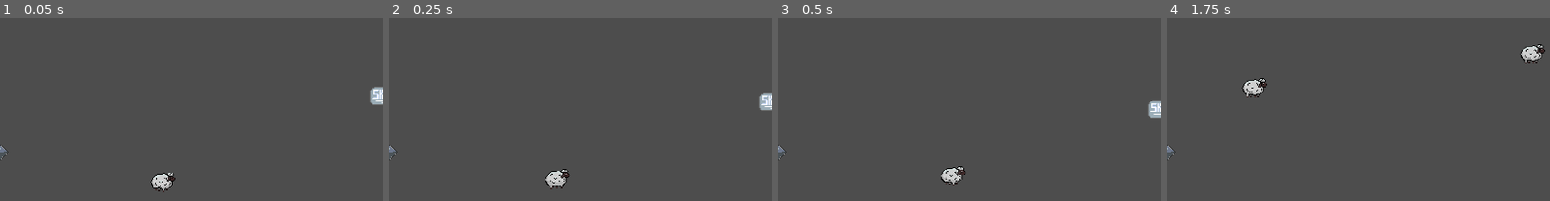
Above: before the commit, frames 1-4 (left to right).
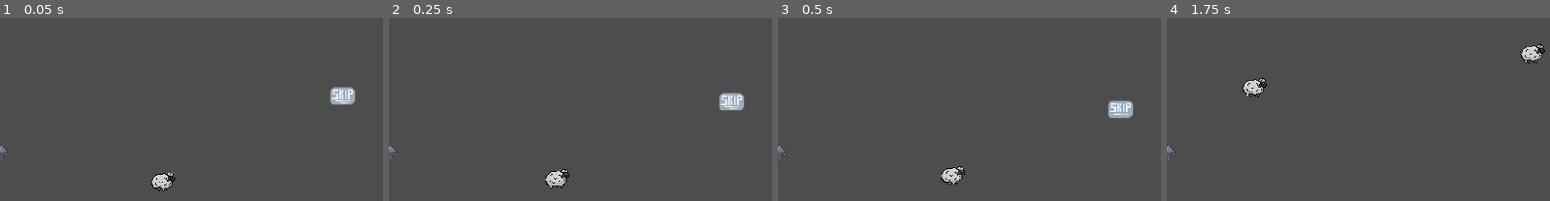
Above: after the commit, the same moments.

Repository: kinghos/GMTK-Game-Jam-2025
Game: Godot game, scene res://scenes/levels/test_level.tscn
Two runs of this game, one before a commit and one after it. Both use one fixed random seed, a clock stepped at 60 frames per second and the inputs below. This scene is started directly instead of the project's main scene.
Inputs (mouse positions are % of the whole screen's width and height, from its top left):
- Up to frame 1 (0.05 s): no input
- Up to frame 2 (0.25 s): no input
- Up to frame 3 (0.5 s): no input
- Up to frame 4 (1.75 s): move the mouse to (72, 45) at 0.52 s; hold Right (Right) 0.53-1.28 s; hold Space (Kick) 0.53-1.28 s; click (72, 45) at 0.67 s; move the mouse to (29, 57) at 1.27 s; hold S (Down) from 1.28 s (still down); tap Space (Kick) at 1.35 s
The pictures show only the part of the screen within x 50-100%, y 15-65%; the shares and areas given below are measured in that part.

The runs differ from the first frame. In frame 1, 0.9% of the frame differs, in the area x 86-100%, y 37-48%; in frame 2, 0.9%; in frame 3, 0.9%, in the area x 86-100%, y 44-56%; in frame 4, nothing differs.

Commit message:
Margin fix

Diff:
--- a/scenes/animals/animal.tscn
+++ b/scenes/animals/animal.tscn
@@ -15,6 +15,8 @@
 [node name="CollisionShape2D" type="CollisionShape2D" parent="."]
 
 [node name="KickRange" type="Area2D" parent="."]
+
+[node name="CollisionShape2D" type="CollisionShape2D" parent="KickRange"]
 
 [node name="AnimationPlayer" type="AnimationPlayer" parent="."]
 
--- a/scenes/animals/offscreen_pointer.gd
+++ b/scenes/animals/offscreen_pointer.gd
@@ -1,6 +1,6 @@
 extends Sprite2D
 
-const SCREEN_MARGIN: float = 10.0
+const SCREEN_MARGIN: float = 100.0
 
 func _ready():
 	hide()
@@ -21,7 +21,7 @@
 
 	if not visible_rect.has_point(target_global_position):
 		show()
-		global_position.x = clamp(global_position.x, visible_rect.position.x, visible_rect.position.x + visible_rect.size.x)
-		global_position.y = clamp(global_position.y, visible_rect.position.y, visible_rect.position.y + visible_rect.size.y)
+		global_position.x = clamp(target_global_position.x, visible_rect.position.x + SCREEN_MARGIN, visible_rect.position.x + visible_rect.size.x - SCREEN_MARGIN)
+		global_position.y = clamp(target_global_position.y, visible_rect.position.y + SCREEN_MARGIN, visible_rect.position.y + visible_rect.size.y - SCREEN_MARGIN)
 	else:
 		hide()
--- a/scenes/levels/base_level.tscn
+++ b/scenes/levels/base_level.tscn
@@ -4,8 +4,8 @@
 [ext_resource type="Texture2D" uid="uid://d2brulbka1pa" path="res://assets/graphics/sprites/tileset.png" id="2_3rriw"]
 [ext_resource type="PackedScene" uid="uid://byg6xjjjpdp1o" path="res://scenes/ui/game_ui.tscn" id="3_fal5o"]
 [ext_resource type="PackedScene" uid="uid://bf3xuac4xxpsw" path="res://scenes/camera_bound.tscn" id="3_h4ce7"]
-[ext_resource type="PackedScene" uid="uid://c2d3oaak7o717" path="res://scenes/ui/pause_menu.tscn" id="4_b0lsh"]
-[ext_resource type="PackedScene" uid="uid://t3b5gcmdq0w2" path="res://scenes/player.tscn" id="5_3rj88"]
+[ext_resource type="PackedScene" path="res://scenes/ui/pause_menu.tscn" id="4_b0lsh"]
+[ext_resource type="PackedScene" uid="uid://t3b5gcmdq0w2" path="res://scenes/Player.tscn" id="5_3rj88"]
 [ext_resource type="PackedScene" uid="uid://k3vx7abiijuu" path="res://scenes/lasso.tscn" id="6_klwti"]
 
 [sub_resource type="TileSetAtlasSource" id="TileSetAtlasSource_h4ce7"]
Not shown: 1 places in scenes/Player.tscn that only renumber resources
Not shown: 1 places in scenes/camera_bound.tscn that only renumber resources
